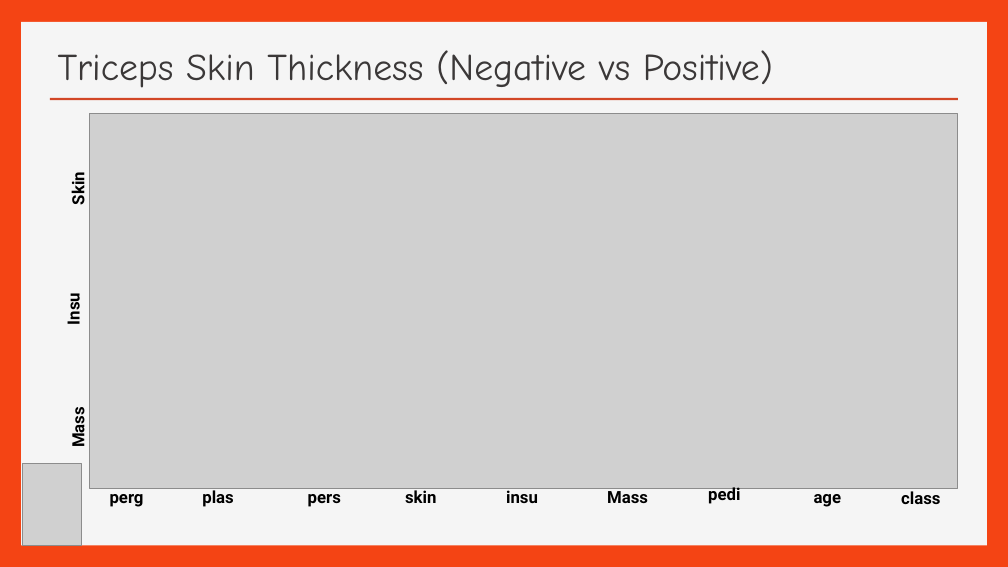
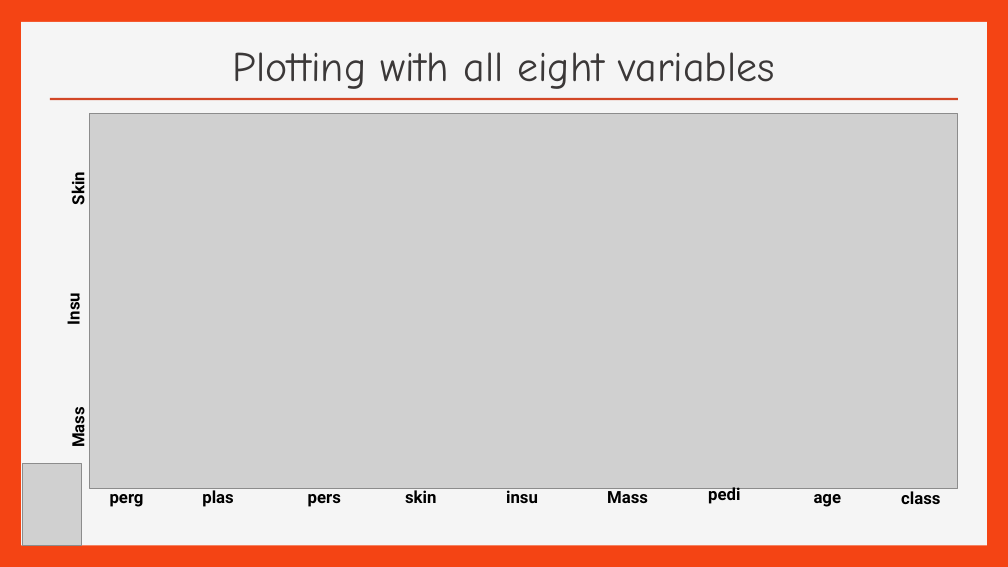
Before and after one commit to efreier12/Final-Project, a slide deck: slide 13 of Pima Indian Diabetes ( Final Project).ppt. Drawn at 1008x567 pixels with LibreOffice and Linux fonts; fonts in the diff are those of the drawing; grey boxes stand for pictures; background and template pictures are left out. Boxes give left, top, right and bottom in pixels: in the first picture for what was removed or moved away, otherwise in the second. Text is boxed around its words. In the diff, an @@ line names an element or a change of style, - is before the commit and + after.

```diff
--- a/Pima Indian Diabetes ( Final Project).ppt
+++ b/Pima Indian Diabetes ( Final Project).ppt
@@ title at [233, 52, 775, 89]: text changed; size 36 to 40 pt @@
-Triceps Skin Thickness (Negative vs Positive)
+Plotting with all eight variables
```
Also in this commit, not shown: 6 other slides changed.
